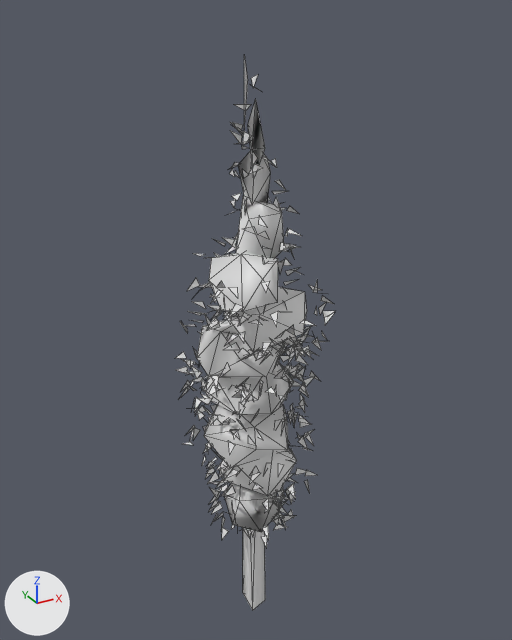
What one commit did to the FBX model Assets/_Pofi/Resources/Env/t_cypress/t_cypress.fbx.
Rendered twice from a 50 mm lens placed at (-0.611, -1.129, 1.091), pointed at (0.031, 0.038, 0.508). Arrows for +X, +Y and +Z are at lower left; the lights stay in place. The first picture is the older version. Mesh edges are drawn as thin lines. Where no turn or scale is listed for an object, it has been applied to the vertices.

In view in the first picture: 'model'.
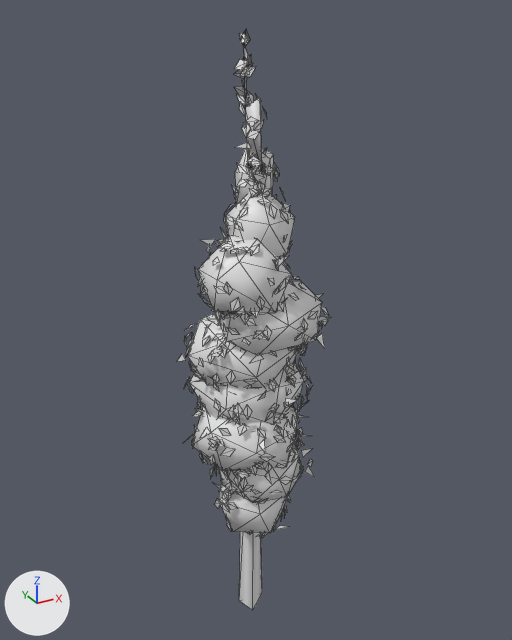
Boxes [x1, y1, x2, y2] around the edits, measured in the pictures (512 x 640 px):
'model', reshaped
    before: [176, 55, 335, 610]
    after: [177, 29, 329, 610]
part 1 of me_cy_trunk_001, rebuilt (27% wider, 17% taller)
    before: [204, 362, 294, 415]
    after: [189, 362, 304, 424]
part 2 of me_cy_trunk_001, rebuilt (26% wider, 27% taller)
    before: [197, 320, 284, 379]
    after: [188, 313, 298, 388]
part 3 of me_cy_trunk_001, rebuilt
    before: [204, 404, 288, 468]
    after: [192, 406, 298, 471]
part 4 of me_cy_trunk_001, rebuilt (40% wider, 15% taller)
    before: [231, 287, 307, 352]
    after: [215, 280, 322, 355]
part 5 of me_cy_trunk_001, rebuilt (21% wider, 8% taller)
    before: [224, 483, 279, 532]
    after: [219, 480, 286, 533]
part 6 of me_cy_trunk_001, rebuilt
    before: [224, 448, 297, 496]
    after: [219, 441, 302, 503]
part 7 of me_cy_trunk_001, rebuilt (36% wider, 31% taller)
    before: [209, 252, 278, 312]
    after: [198, 235, 292, 314]
part 8 of me_cy_trunk_001, rebuilt
    before: [236, 196, 284, 258]
    after: [226, 192, 295, 257]
part 9 of me_cy_trunk_001, rebuilt (6% shorter)
    before: [248, 99, 265, 179]
    after: [246, 97, 262, 172]
part 10 of me_cy_trunk_001, deleted
    before: [176, 55, 335, 548]
part 11 of me_cy_trunk_001, built on
    before: [192, 151, 291, 610]
    after: [177, 29, 329, 610]

The change, as a list of edits to the scene's bpy script:
```text
Change me_cy_trunk_001:
    used by ob_model
    remove me_cy_trunk_001.from_pydata(...)  # 57954 vertices, 799 faces; spans x -0.164..0.168, y -0.154..0.184, z -0.2..1.048
    add me_cy_trunk_001.from_pydata(...)  # 5152 vertices, 1799 faces; spans x -0.155..0.157, y -0.144..0.178, z -0.2..1.061
    me_cy_trunk_001 part 1: the loose piece of 12 vertices spanning x -0.095..0.112, y -0.069..0.128, z 0.309..0.431 is rebuilt with 16 vertices and now spans x -0.113..0.115, y -0.082..0.151, z 0.321..0.455
    me_cy_trunk_001 part 2: the loose piece of 12 vertices spanning x -0.092..0.098, y -0.065..0.125, z 0.393..0.515 is rebuilt with 15 vertices and now spans x -0.126..0.098, y -0.087..0.148, z 0.405..0.524
    me_cy_trunk_001 part 3: the loose piece of 12 vertices spanning x -0.114..0.084, y -0.1..0.087, z 0.229..0.351 is rebuilt with 14 vertices and now spans x -0.13..0.099, y -0.118..0.111, z 0.238..0.372
    me_cy_trunk_001 part 4: the loose piece of 11 vertices spanning x -0.06..0.119, y -0.101..0.069, z 0.481..0.603 is rebuilt with 13 vertices and now spans x -0.075..0.124, y -0.121..0.085, z 0.491..0.622
    me_cy_trunk_001 part 5: the loose piece of 11 vertices spanning x -0.07..0.044, y -0.088..0.033, z 0.059..0.184 is rebuilt with 14 vertices and now spans x -0.092..0.054, y -0.106..0.047, z 0.069..0.199
    me_cy_trunk_001 part 6: the loose piece of 11 vertices spanning x -0.067..0.095, y -0.099..0.064, z 0.14..0.264 is rebuilt with 13 vertices and now spans x -0.093..0.1, y -0.119..0.08, z 0.153..0.291
    me_cy_trunk_001 part 7: the loose piece of 11 vertices spanning x -0.099..0.039, y -0.09..0.049, z 0.562..0.688 is rebuilt with 13 vertices and now spans x -0.103..0.05, y -0.105..0.064, z 0.564..0.707
    me_cy_trunk_001 part 8: the loose piece of 9 vertices spanning x -0.028..0.068, y -0.036..0.062, z 0.653..0.772 is rebuilt with 11 vertices and now spans x -0.037..0.085, y -0.057..0.066, z 0.653..0.798
    me_cy_trunk_001 part 9: the loose piece of 5 vertices spanning x -0.003..0.027, y -0.01..0.021, z 0.804..0.948 is rebuilt with 5 vertices and now spans x -0.01..0.024, y -0.011..0.019, z 0.819..0.951
    me_cy_trunk_001 part 10: 624 loose pieces with 1872 vertices, spanning x -0.155..0.165, y -0.145..0.173, z 0.036..1.022, are deleted
    me_cy_trunk_001 part 11: 4 vertices moved within x -0.066..0.053, y 0.039..0.077, z 0.313..0.756; 55975 vertices removed from x -0.164..0.168, y -0.154..0.184, z -0.2..1.048; 5025 vertices added at x -0.155..0.157, y -0.144..0.178, z -0.2..1.061
```
